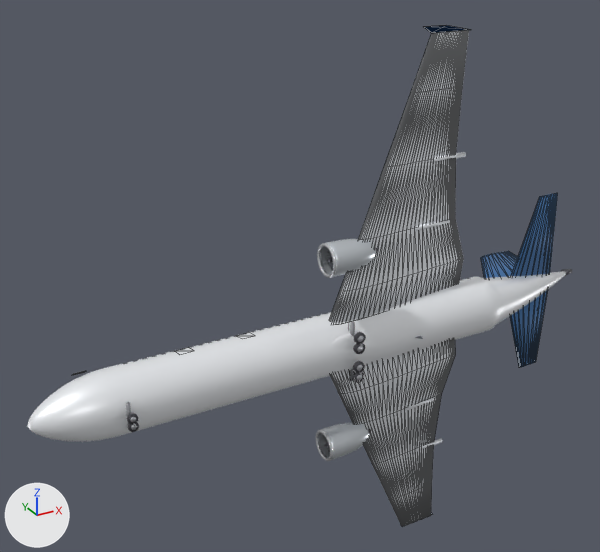
What one commit did to the glTF model public/models/b737-max8.glb.
The view is the same before and after, from a camera (50 mm lens) standing at (-24.9, -38.9, 24.5) and looking at (-1.3, 4.1, 3.0). The lights are fixed; the arrows at lower left show +X, +Y and +Z. The first picture is the older version. Mesh edges are drawn as thin lines on the coarser meshes. Where no turn or scale is listed for an object, it has been applied to the vertices.

Objects in the first picture: 'Fin', 'Fuselage', 'HStab_L', 'HStab_R', 'Nacelle_-1_0', 'Nacelle_1_0', 'Wing_L', 'Wing_R' and 20 more.
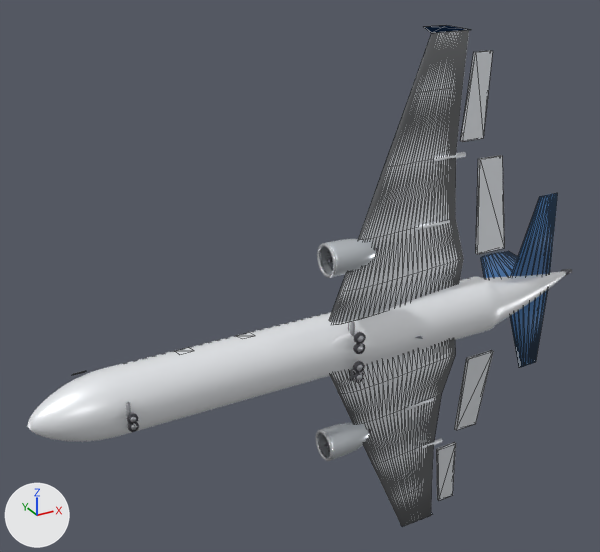
What differs and where, as boxes [x1, y1, x2, y2] in the pictures (600 x 552 px):
'Flap_R', added: after [476, 155, 504, 254]
'Aileron_R', added: after [460, 51, 493, 142]
'Flap_L', added: after [454, 350, 493, 430]
'Aileron_L', added: after [436, 442, 456, 500]

Edits to the bpy script that builds the scene:
```text
Add me_aileron_r:
    me_aileron_r.from_pydata([(-0.45, -0.15, -2.61), (0.45, 0.35, 2.61), (1.76, 0.35, 2.61), (1.2, -0.15, -2.61), (-0.45, -0.35, -2.61), (0.45, 0.15, 2.61), (1.76, 0.15, 2.61), (1.2, -0.35, -2.61)], [], [(0, 1, 2), (0, 2, 3), (7, 6, 5), (7, 5, 4), (0, 4, 5), (0, 5, 1), (1, 5, 6), (1, 6, 2), (2, 6, 7), (2, 7, 3), (3, 7, 4), (3, 4, 0)])
    me_aileron_r.materials.append(mat_hd_wing)  # white #eaedf2
Add me_flap_r:
    me_flap_r.from_pydata([(-0.01, -0.2, -3.11), (0.01, 0.4, 3.11), (1.82, 0.4, 3.11), (2.25, -0.2, -3.11), (-0.01, -0.4, -3.11), (0.01, 0.2, 3.11), (1.82, 0.2, 3.11), (2.25, -0.4, -3.11)], [], [(0, 1, 2), (0, 2, 3), (7, 6, 5), (7, 5, 4), (0, 4, 5), (0, 5, 1), (1, 5, 6), (1, 6, 2), (2, 6, 7), (2, 7, 3), (3, 7, 4), (3, 4, 0)])
    me_flap_r.materials.append(mat_hd_wing)  # white #eaedf2
Add me_aileron_l:
    me_aileron_l.from_pydata([(-0.45, -0.15, 2.61), (0.45, 0.35, -2.61), (1.76, 0.35, -2.61), (1.2, -0.15, 2.61), (-0.45, -0.35, 2.61), (0.45, 0.15, -2.61), (1.76, 0.15, -2.61), (1.2, -0.35, 2.61)], [], [(0, 3, 2), (0, 2, 1), (7, 4, 5), (7, 5, 6), (0, 1, 5), (0, 5, 4), (1, 2, 6), (1, 6, 5), (2, 3, 7), (2, 7, 6), (3, 0, 4), (3, 4, 7)])
    me_aileron_l.materials.append(mat_hd_wing)  # white #eaedf2
Add me_flap_l:
    me_flap_l.from_pydata([(-0.01, -0.2, 3.11), (0.01, 0.4, -3.11), (1.82, 0.4, -3.11), (2.25, -0.2, 3.11), (-0.01, -0.4, 3.11), (0.01, 0.2, -3.11), (1.82, 0.2, -3.11), (2.25, -0.4, 3.11)], [], [(0, 3, 2), (0, 2, 1), (7, 4, 5), (7, 5, 6), (0, 1, 5), (0, 5, 4), (1, 2, 6), (1, 6, 5), (2, 3, 7), (2, 7, 6), (3, 0, 4), (3, 4, 7)])
    me_flap_l.materials.append(mat_hd_wing)  # white #eaedf2
Add ob_aileron_r:
    ob_aileron_r = bpy.data.objects.new('Aileron_R', me_aileron_r)
    ob_aileron_r.location = (8.59, 0.78, 14.04)
Add ob_flap_r:
    ob_flap_r = bpy.data.objects.new('Flap_R', me_flap_r)
    ob_flap_r.location = (9.57, 0.11, 7.01)
Add ob_aileron_l:
    ob_aileron_l = bpy.data.objects.new('Aileron_L', me_aileron_l)
    ob_aileron_l.location = (8.59, 0.78, -14.04)
Add ob_flap_l:
    ob_flap_l = bpy.data.objects.new('Flap_L', me_flap_l)
    ob_flap_l.location = (9.57, 0.11, -7.01)
```
